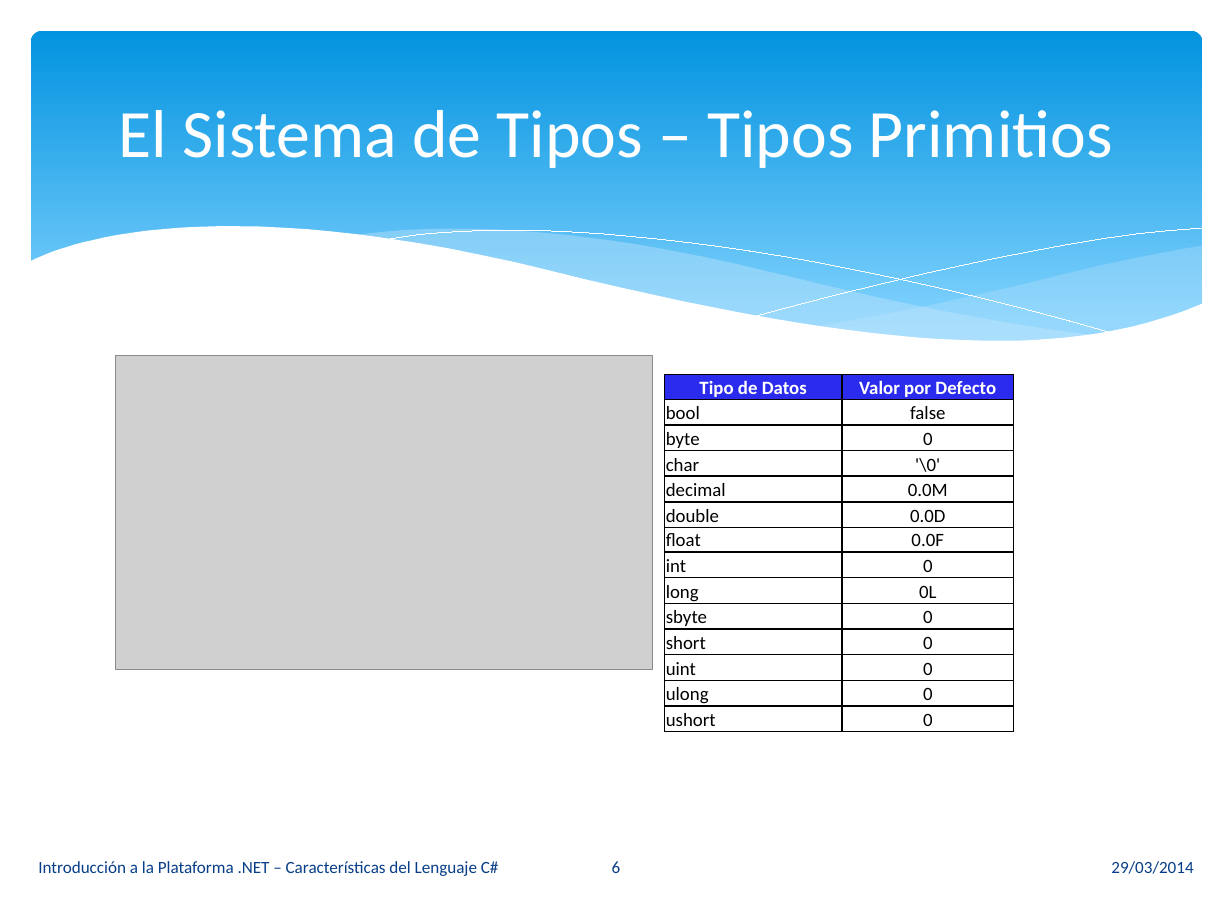
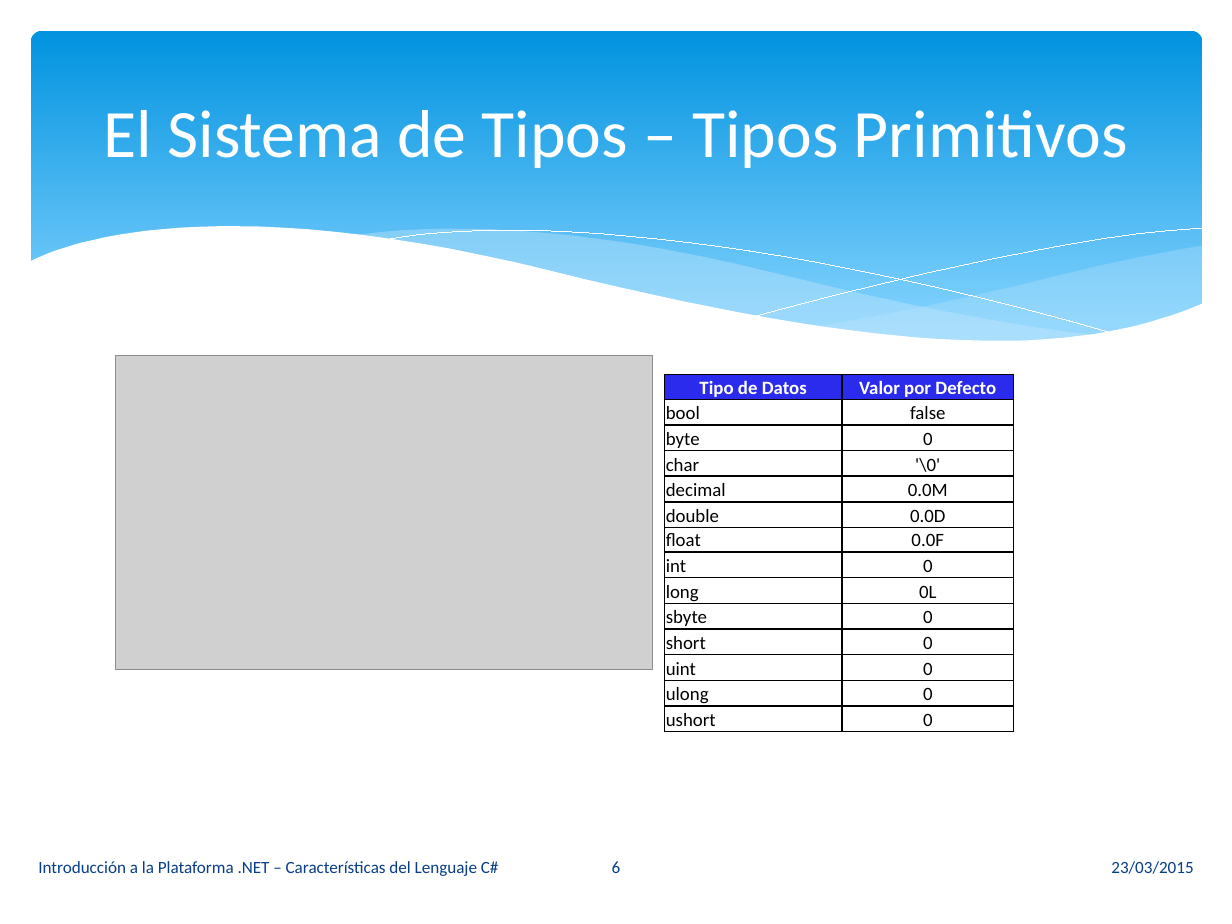
Before and after one commit to vvalotto/UADER-La-Plataforma-de-Desarrollo-.NET, a slide deck: slide 6 of Presentaciones/02. Caracteristicas del Lenguaje C#.pptx. Drawn at 1232x924 pixels with LibreOffice and Linux fonts; fonts in the diff are those of the drawing; grey boxes stand for pictures. Boxes give left, top, right and bottom in pixels: in the first picture for what was removed or moved away, otherwise in the second. Text is boxed around its words. In the diff, an @@ line names an element or a change of style, - is before the commit and + after.

```diff
--- a/Presentaciones/02. Caracteristicas del Lenguaje C#.pptx
+++ b/Presentaciones/02. Caracteristicas del Lenguaje C#.pptx
@@ title at bbox=[104, 110, 1128, 168]: text changed @@
-El Sistema de Tipos – Tipos Primitios
+El Sistema de Tipos – Tipos Primitivos
@@ text at bbox=[1111, 861, 1193, 874]: text changed @@
-29/03/2014
+23/03/2015
```
Also in this commit, not shown: 33 other slides changed, 5 other files.
